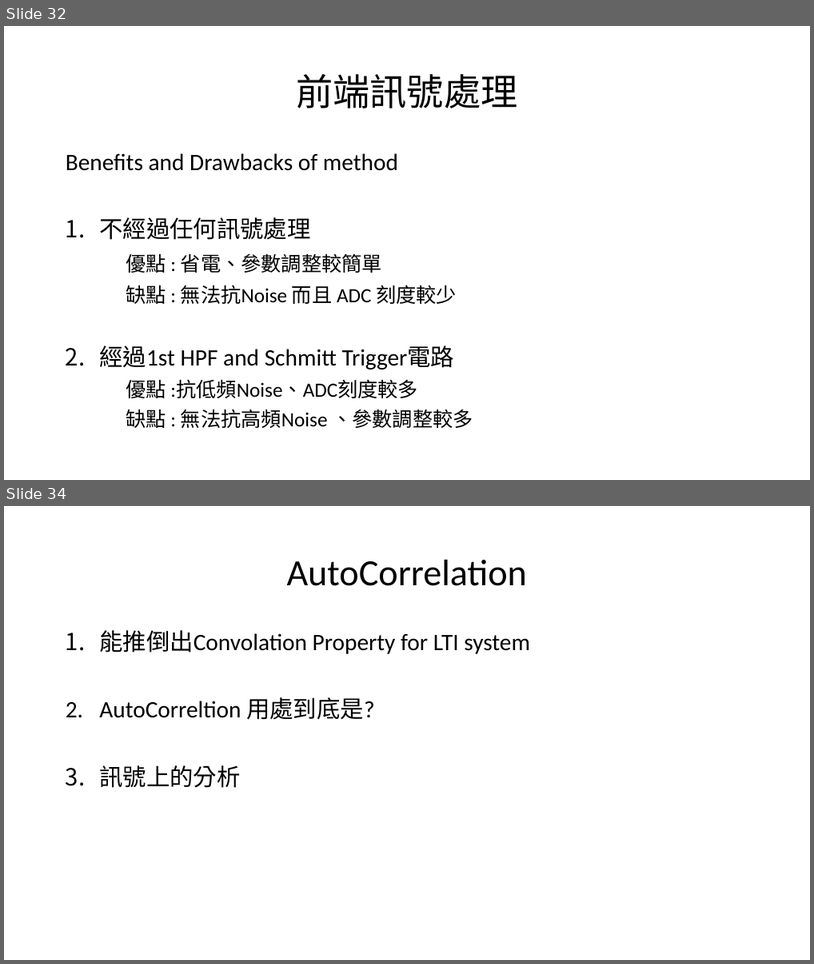
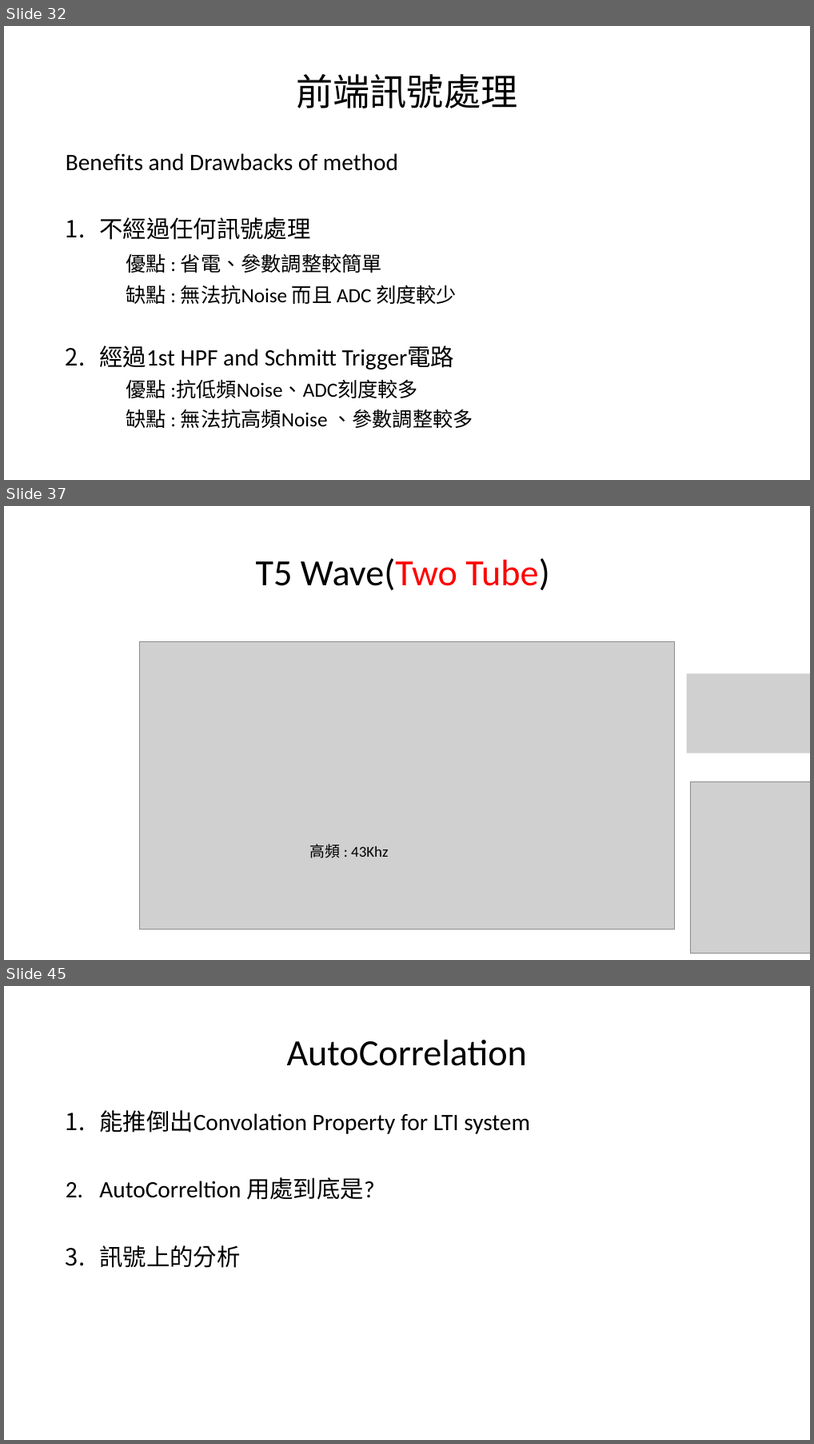
Before and after one commit to a0910281835/Summrary_PDF, a slide deck: Project_Summary_pdf/Project_Summary.pptx. Shown one above the other, each under a label of ours: slides 32 and 34 before the commit, slides 32, 37 and 45 after it; the slides between them are not shown. The pictures are 814x964 and 814x1444 pixels, drawn with LibreOffice and Linux fonts; fonts in the diff are those of the drawing; grey boxes stand for pictures. Boxes give left, top, right and bottom in pixels: in the first picture for what was removed or moved away, otherwise in the second. Text is boxed around its words. In the diff, an @@ line names an element or a change of style, - is before the commit and + after.

```diff
--- a/Project_Summary_pdf/Project_Summary.pptx
+++ b/Project_Summary_pdf/Project_Summary.pptx
@@ slide 37 added at <box>4,506,810,960</box>, background #FFFFFF @@
@@ title added at <box>256,558,550,591</box>, 44 pt, text #000000 @@
+T5 Wave(Two Tube)
@@ picture added at <box>139,641,674,929</box> @@
@@ picture added at <box>687,673,810,753</box> @@
@@ picture added at <box>690,781,810,953</box> @@
@@ text added at <box>310,844,388,858</box>, 18 pt, text #000000 @@
+高頻 : 43Khz
@@ what was slide 34 is now slide 45 @@
```
Also in this commit, not shown: 3 slides changed, 10 other slides added.
